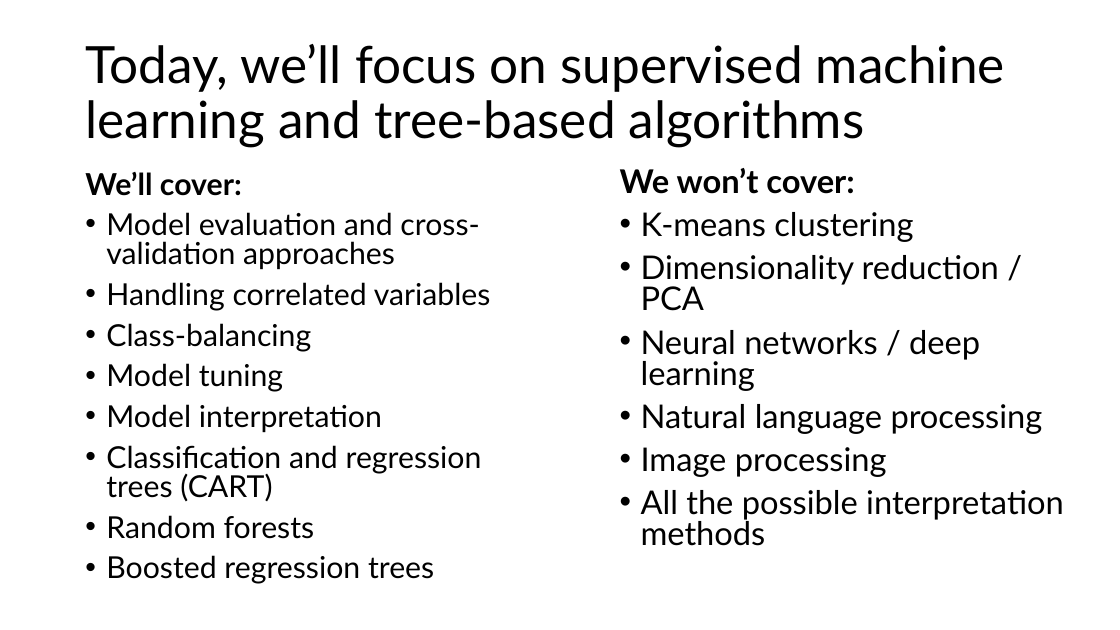
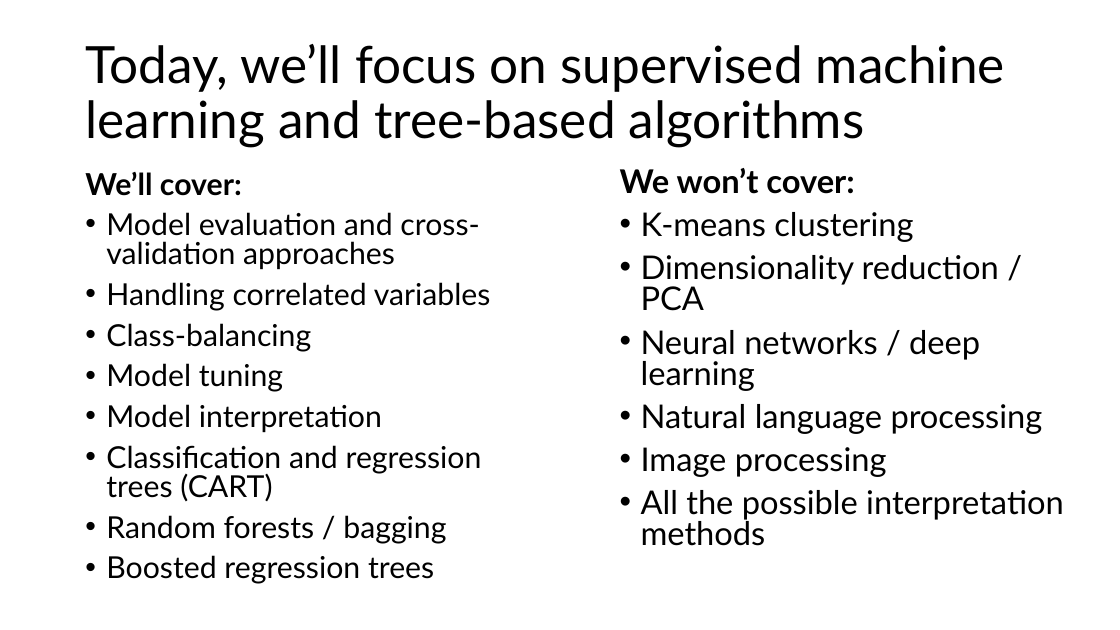
Before and after one commit to grantvagle/ml_methods_workshop, a slide deck: slide 21 of slides/01_what_is_ml.pptx. Drawn at 1120x630 pixels with LibreOffice and Linux fonts; fonts in the diff are those of the drawing. Boxes give left, top, right and bottom in pixels: in the first picture for what was removed or moved away, otherwise in the second. Text is boxed around its words. In the diff, an @@ line names an element or a change of style, - is before the commit and + after.

Commit message:
updated presentation slides

```diff
--- a/slides/01_what_is_ml.pptx
+++ b/slides/01_what_is_ml.pptx
@@ text at <box>106,515,446,543</box>: text changed @@
-• Random forests
+• Random forests / bagging
```
